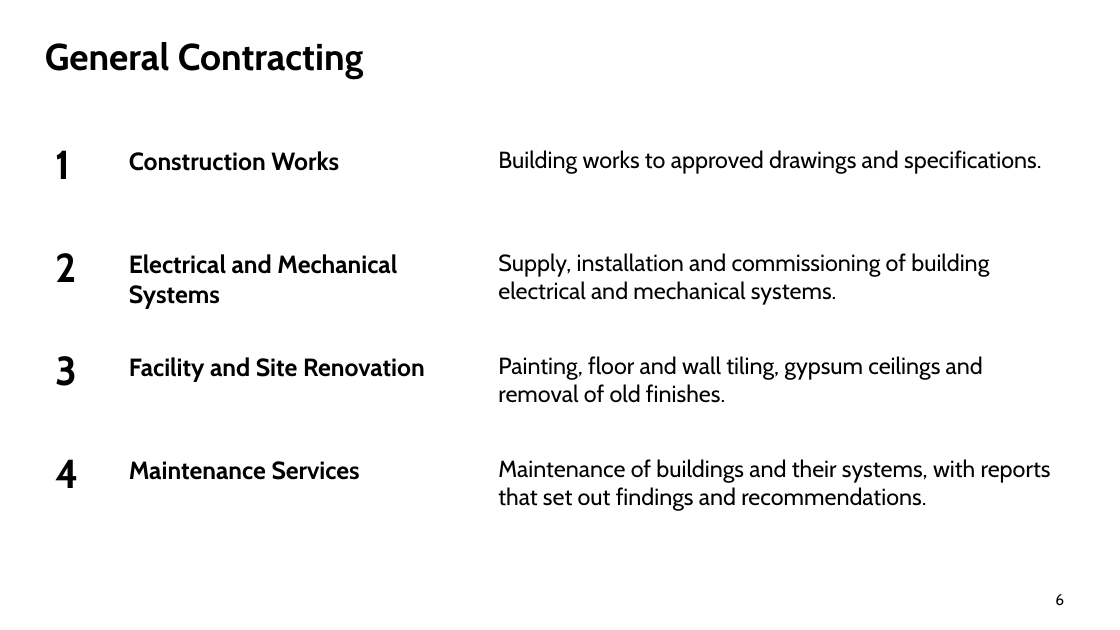
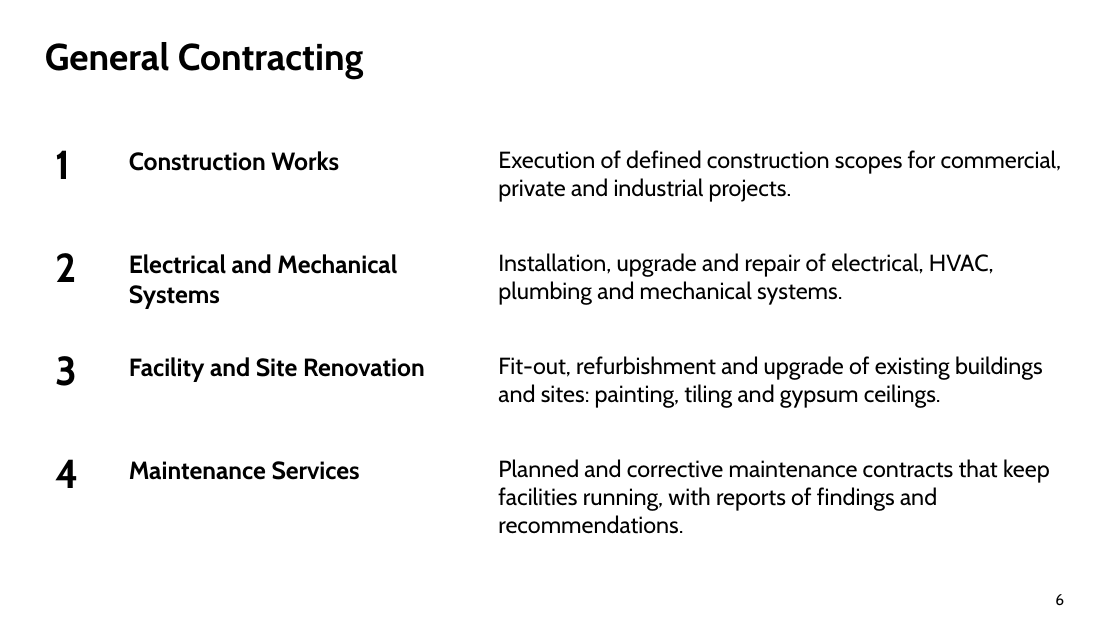
Before and after one commit to urkTish/CCTV, a slide deck: slide 6 of docs/company-profile/ContracTech-Company-Profile-EN.pptx. Drawn at 1120x630 pixels with LibreOffice and Linux fonts; fonts in the diff are those of the drawing; background and template pictures are left out. Boxes give left, top, right and bottom in pixels: in the first picture for what was removed or moved away, otherwise in the second. Text is boxed around its words. In the diff, an @@ line names an element or a change of style, - is before the commit and + after.

```diff
--- a/docs/company-profile/ContracTech-Company-Profile-EN.pptx
+++ b/docs/company-profile/ContracTech-Company-Profile-EN.pptx
@@ text at [498, 150, 1062, 202]: text changed @@
-Building works to approved drawings and specifications.
+Execution of defined construction scopes for commercial, private and industrial projects.
@@ text at [498, 253, 994, 305]: text changed @@
-Supply, installation and commissioning of building electrical and mechanical systems.
+Installation, upgrade and repair of electrical, HVAC, plumbing and mechanical systems.
@@ text at [498, 356, 1043, 408]: text changed @@
-Painting, floor and wall tiling, gypsum ceilings and removal of old finishes.
+Fit-out, refurbishment and upgrade of existing buildings and sites: painting, tiling and gypsum ceilings.
@@ text at [498, 459, 1050, 534]: text changed @@
-Maintenance of buildings and their systems, with reports that set out findings and recommendations.
+Planned and corrective maintenance contracts that keep facilities running, with reports of findings and recommendations.
```
Also in this commit, not shown: 7 other slides changed, 8 other files.
